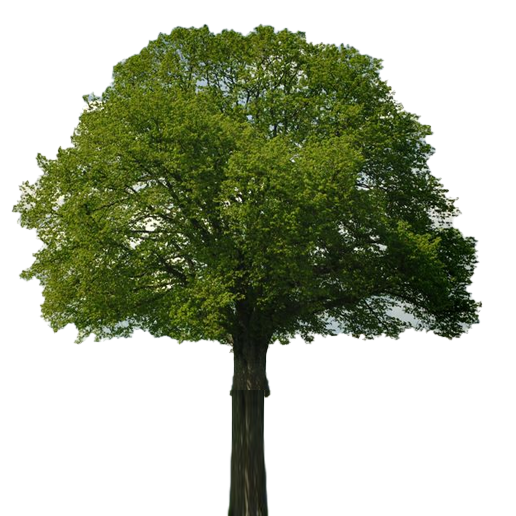
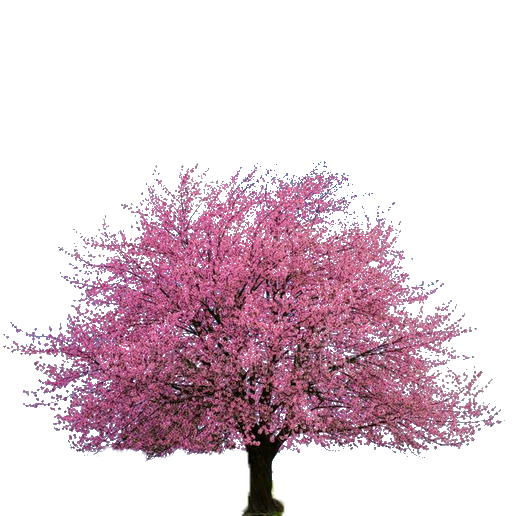
Layer changes from the first w=516, h=516 image to the second:
removed group "Tree" (2 layers) over [11, 23, 484, 516]
renamed "Layer 5" to "three", moved it out of group "Tree", painted on it over [3, 129, 505, 516]
removed layer "tree" from group "Tree" over [11, 23, 484, 401]
